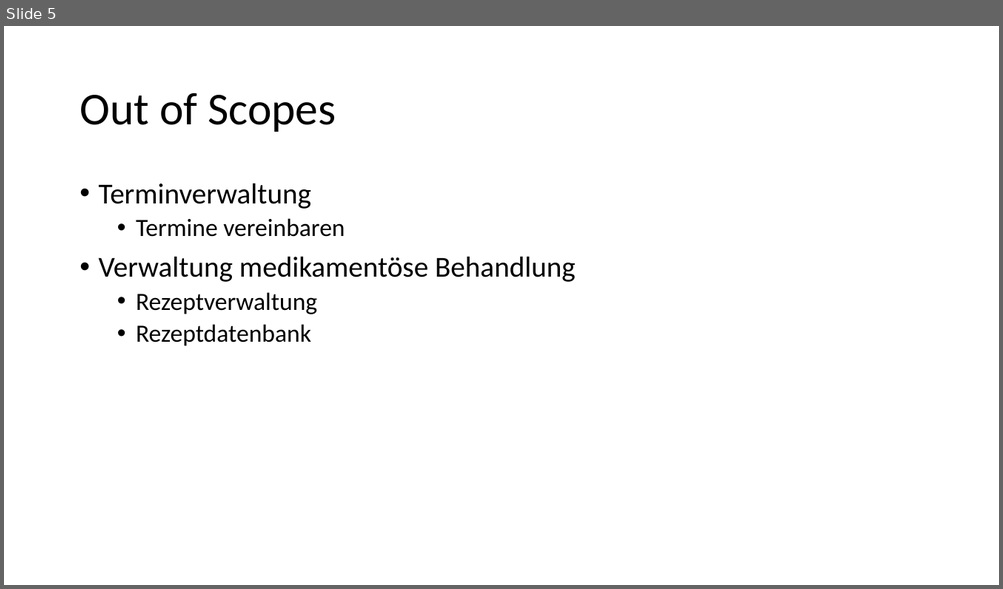
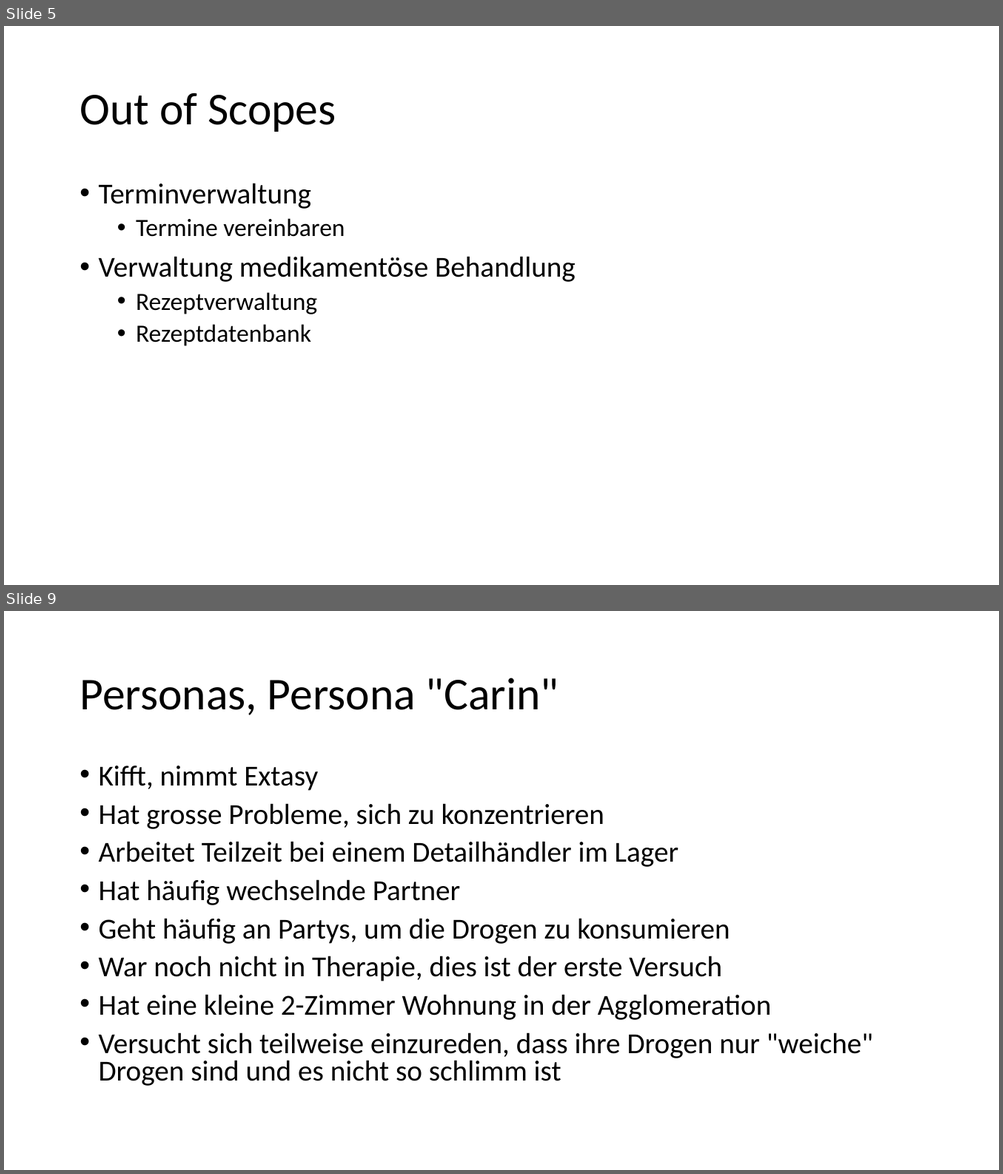
Before and after one commit to shylux/ch.bfh.bti7081.s2015.rot, a slide deck: doc/task03/Design Thinking.pptx. Shown one above the other, each under a label of ours: slide 5 before the commit, slides 5 and 9 after it; the slides between them are not shown. The pictures are 1003x589 and 1003x1174 pixels, drawn with LibreOffice and Linux fonts; fonts in the diff are those of the drawing. Boxes give left, top, right and bottom in pixels: in the first picture for what was removed or moved away, otherwise in the second. Text is boxed around its words. In the diff, an @@ line names an element or a change of style, - is before the commit and + after.

Commit message:
completet personas, included in presentation

```diff
--- a/doc/task03/Design Thinking.pptx
+++ b/doc/task03/Design Thinking.pptx
@@ slide 9 added at (x1=4, y1=611, x2=999, y2=1170), background #FFFFFF @@
@@ title added at (x1=79, y1=678, x2=558, y2=715), 44 pt, text #000000 @@
+Personas, Persona "Carin"
@@ text added at (x1=99, y1=766, x2=873, y2=1086), 28 pt, text #000000 @@
+• Kifft, nimmt Extasy
+• Hat grosse Probleme, sich zu konzentrieren
+• Arbeitet Teilzeit bei einem Detailhändler im Lager
+• Hat häufig wechselnde Partner
+• Geht häufig an Partys, um die Drogen zu konsumieren
+• War noch nicht in Therapie, dies ist der erste Versuch
+• Hat eine kleine 2-Zimmer Wohnung in der Agglomeration
+• Versucht sich teilweise einzureden, dass ihre Drogen nur "weiche" Drogen sind und es nicht so schlimm ist
```
Also in this commit, not shown: 1 slide changed, 3 other slides added, 1 other file.
